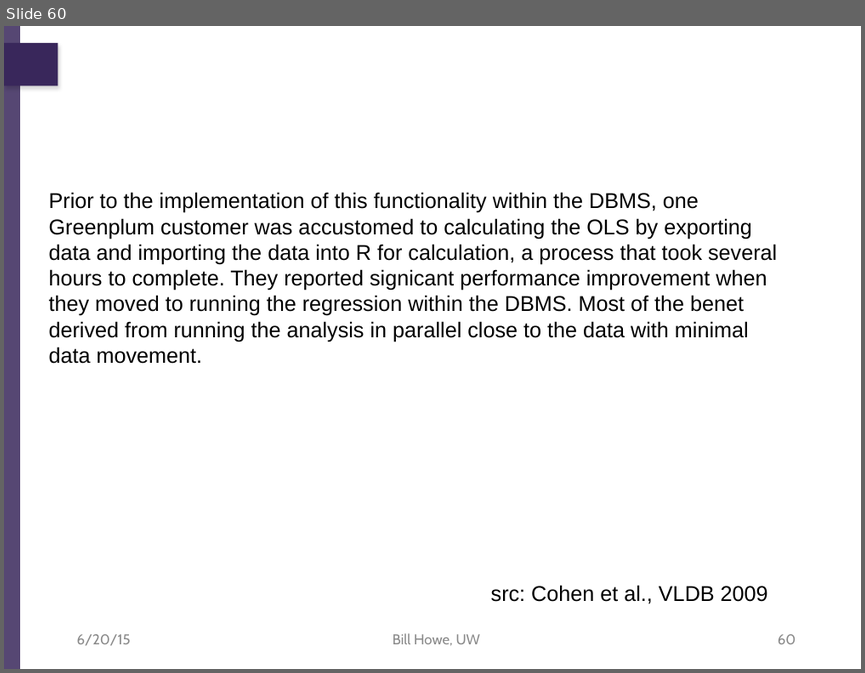
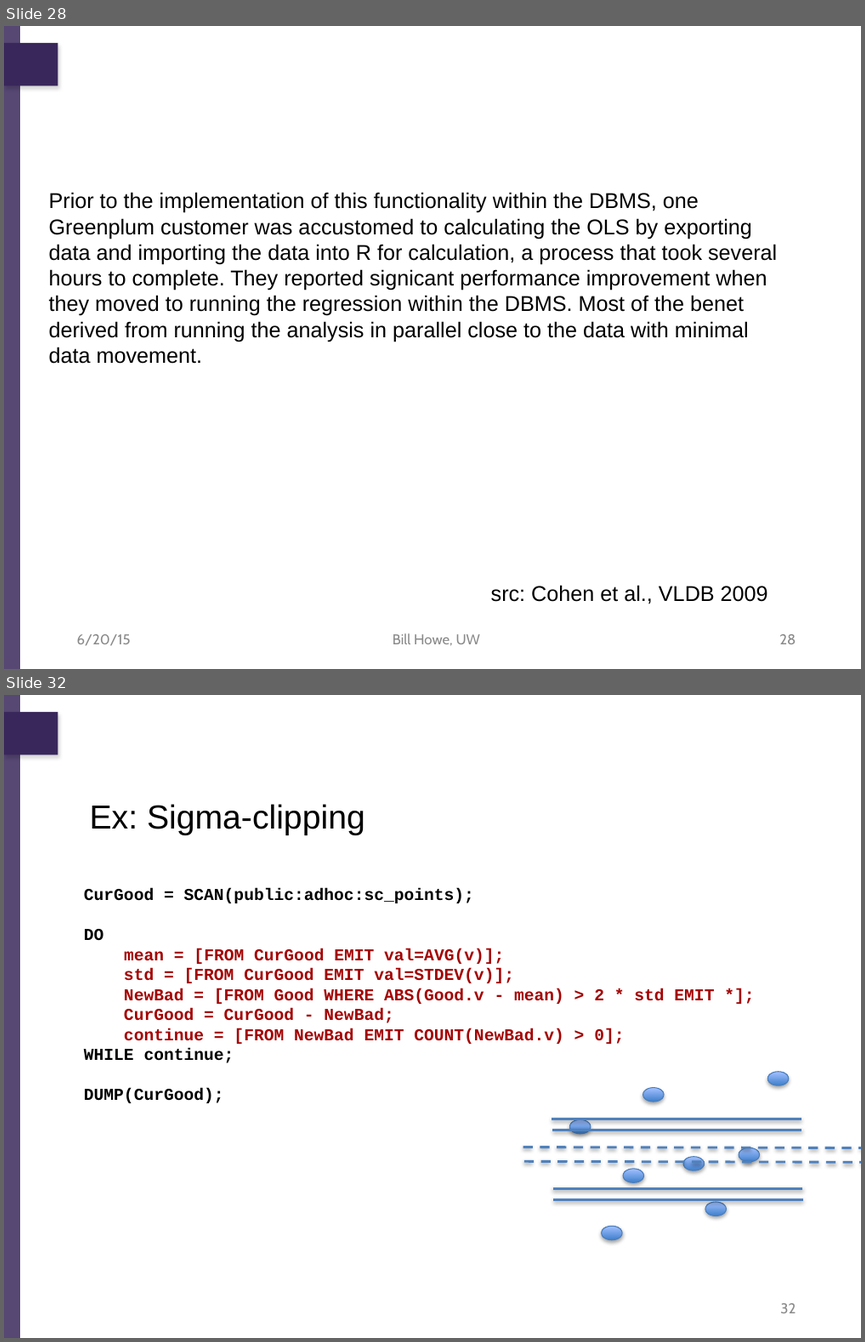
Before and after one commit to billhowe/datasci_course_materials, a slide deck: day1_data_management/part1_relational/03_relational_data_science.pptx. Shown one above the other, each under a label of ours: slide 60 before the commit, slides 28 and 32 after it; the slides between them are not shown. The pictures are 865x673 and 865x1342 pixels, drawn with LibreOffice and Linux fonts; fonts in the diff are those of the drawing; background and template pictures are left out. Boxes give left, top, right and bottom in pixels: in the first picture for what was removed or moved away, otherwise in the second. Text is boxed around its words. In the diff, an @@ line names an element or a change of style, - is before the commit and + after.

```diff
--- a/day1_data_management/part1_relational/03_relational_data_science.pptx
+++ b/day1_data_management/part1_relational/03_relational_data_science.pptx
@@ slide 32 added at bbox=[4, 695, 861, 1338], background #FFFFFF; not listed: 2 template elements that a slide beside it also shows @@
@@ text added at bbox=[65, 731, 473, 792], 36 pt, text #FFFFFF @@
+Sigma-clipping, V0
@@ text added at bbox=[90, 804, 365, 835], 28 pt, text #000000 @@
+Ex: Sigma-clipping
@@ text added at bbox=[84, 888, 714, 1103], 14 pt, text #A40101, bold @@
+CurGood = SCAN(public:adhoc:sc_points);
+DO
+mean = [FROM CurGood EMIT val=AVG(v)];
+std = [FROM CurGood EMIT val=STDEV(v)];
+NewBad = [FROM Good WHERE ABS(Good.v - mean) > 2 * std EMIT *];
+CurGood = CurGood - NewBad;
+continue = [FROM NewBad EMIT COUNT(NewBad.v) > 0];
+WHILE continue;
+DUMP(CurGood);
@@ line added from (551, 1119) to (800, 1119), #4F81BD 2 pt @@
@@ ellipse added at bbox=[569, 1119, 590, 1133], fill gradient #3F80CE to #A4C4FF, outline #4B7EBC 0.75 pt @@
@@ line added from (523, 1146) to (861, 1147), #4F81BD 2 pt dashed @@
@@ line added from (552, 1130) to (801, 1130), #4F81BD 2 pt @@
@@ ellipse added at bbox=[738, 1147, 759, 1161], fill gradient #3F80CE to #A4C4FF, outline #4B7EBC 0.75 pt @@
@@ line added from (524, 1161) to (861, 1162), #4F81BD 2 pt dashed @@
@@ ellipse added at bbox=[623, 1168, 643, 1182], fill gradient #3F80CE to #A4C4FF, outline #4B7EBC 0.75 pt @@
@@ ellipse added at bbox=[683, 1156, 704, 1169], fill gradient #3F80CE to #A4C4FF, outline #4B7EBC 0.75 pt @@
@@ line added from (553, 1199) to (802, 1199), #4F81BD 2 pt @@
@@ line added from (553, 1189) to (802, 1189), #4F81BD 2 pt @@
@@ group added at bbox=[602, 1072, 788, 1239]: 4 ellipses @@
@@ page number added at bbox=[780, 1303, 795, 1313], 12 pt, text #898989 @@
+32
@@ what was slide 60 is now slide 28 @@
@@ page number at bbox=[779, 634, 795, 644]: text changed @@
-60
+28
```
Also in this commit, not shown: 2 slides changed, 5 other slides added, 31 slides removed, 3 other files.
